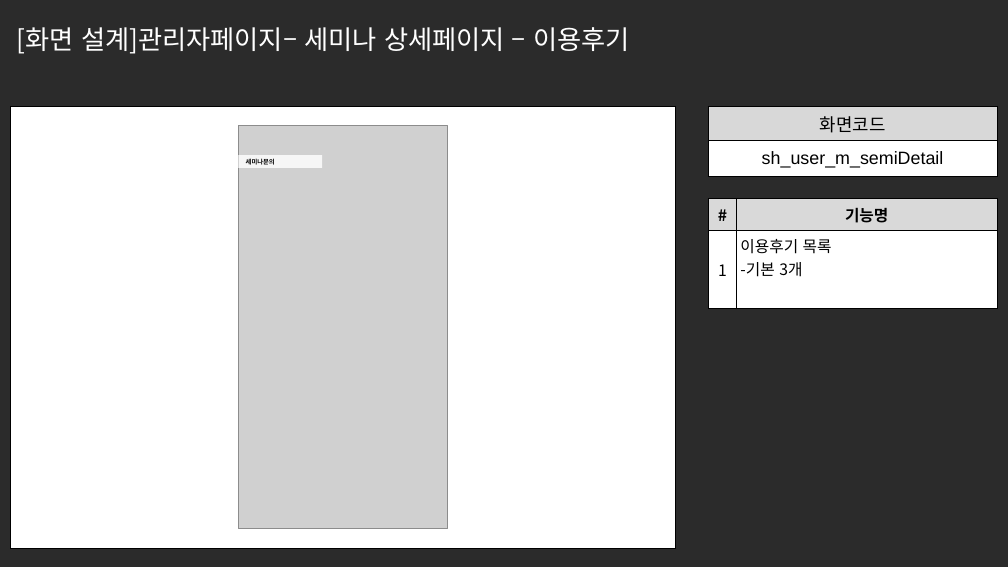
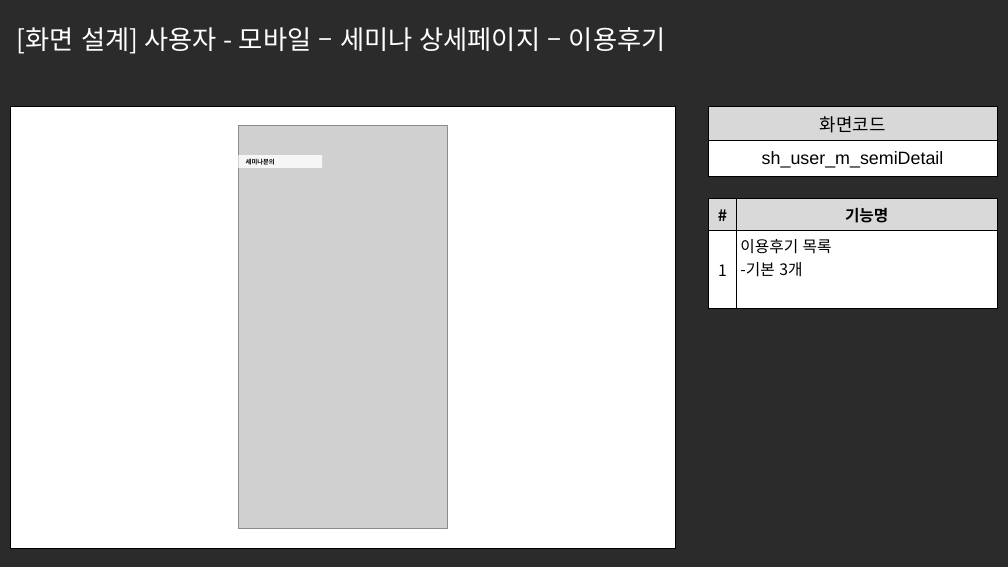
Before and after one commit to ezenteam2/e-Zone, a slide deck: slide 16 of 0 발표용 파워포인트/project05 - 파워포인트 종합 - 서희.pptx. Drawn at 1008x567 pixels with LibreOffice and Linux fonts; fonts in the diff are those of the drawing; grey boxes stand for pictures; background and template pictures are left out; a plain dark background stands for a picture behind light text. Boxes give left, top, right and bottom in pixels: in the first picture for what was removed or moved away, otherwise in the second. Text is boxed around its words. In the diff, an @@ line names an element or a change of style, - is before the commit and + after.

```diff
--- a/0 발표용 파워포인트/project05 - 파워포인트 종합 - 서희.pptx
+++ b/0 발표용 파워포인트/project05 - 파워포인트 종합 - 서희.pptx
@@ text at <box>17,27,665,54</box>: text changed @@
-[화면 설계]관리자페이지– 세미나 상세페이지 – 이용후기
+[화면 설계] 사용자 - 모바일 – 세미나 상세페이지 – 이용후기
```
Also in this commit, not shown: 28 other slides changed.
